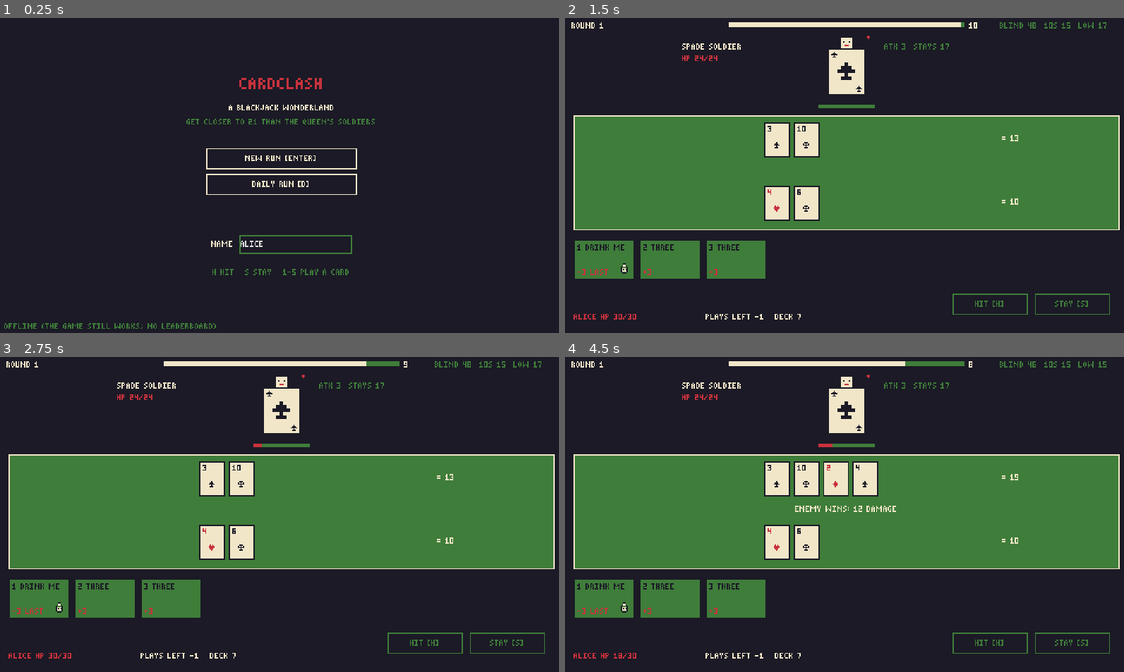
Above: before the commit, frames 1-4 (two rows, left to right).
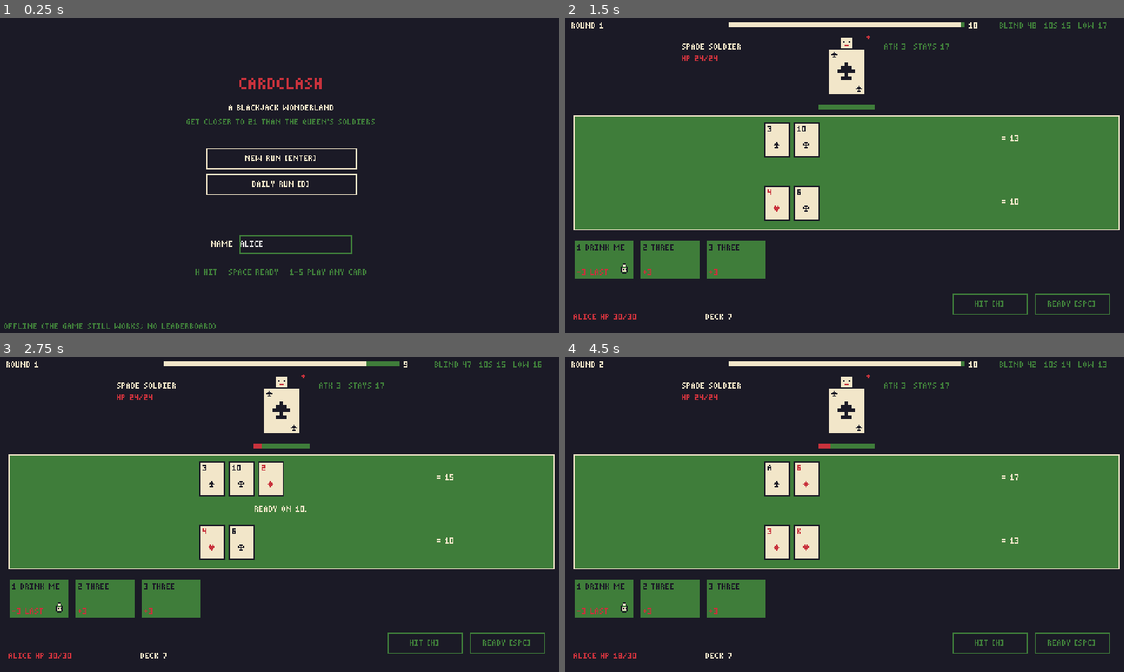
Above: after the commit, the same moments.

Repository: Arvin-17/CardClash
Game: Godot game, scene res://scenes/main_menu.tscn
Two runs of this game, one before a commit and one after it. Both use one fixed random seed, a clock stepped at 60 frames per second and the inputs below.
Inputs (mouse positions are in pixels of both pictures, inside the frame that each line leads up to):
- Up to frame 1 (0.25 s): no input
- Up to frame 2 (1.5 s): click "NEW RUN [ENTER]" at 0.5 s; click "FIGHT [ENTER]" at 1.25 s
- Up to frame 3 (2.75 s): tap Enter at 2, 2.1 s; move the mouse to (408, 498) at 2.02 s; hold D from 2.03 s (still down); tap Space at 2.27, 2.3, 2.57 s
- Up to frame 4 (4.5 s): move the mouse to (732, 530) at 2.77 s; release D at 2.78 s; hold S 2.78-3.53 s; tap Space at 2.85, 3.02, 3.32, 3.8, 4.25 s; tap Enter at 3.05, 3.6 s; move the mouse to (900, 445) at 3.52 s; hold D from 3.53 s (still down); move the mouse to (816, 577) at 4.27 s; tap M at 4.35 s

The runs differ from the first frame. In frame 1, 0.3% of the frame differs, in the area x 34-66%, y 79-82%; in frame 2, 0.2%; in frame 3, 0.8%; in frame 4, 1.7%, in the area x 6-97%, y 1-96%.

Commit message:
Ready button and attack warning in the battle screen
STAY becomes READY (Space, S still works). While an attack is incoming
the enemy blinks red, a "!" flashes and the intent bar pulses; when it
lands the screen shakes and flashes red with THE ENEMY STRIKES! and the
effect. The PLAYS LEFT counter hides when there is no limit.

Diff:
--- a/game/scripts/ui/battle_ui.gd
+++ b/game/scripts/ui/battle_ui.gd
@@ -28,6 +28,11 @@
 var _overlay_button: Button
 var _overlay_detail: Label
 var _portrait: TextureRect
+var _alert: Label
+var _flash_rect: ColorRect
+## An attack is about to land (telegraphed, never named).
+var _warning: bool = false
+var _blink_t: float = 0.0
 var _flags: Label
 var _debug: Label
 var _chooser: PanelContainer
@@ -48,7 +53,8 @@
 	Events.intent_changed.connect(_on_intent_changed)
 	Events.peeked.connect(_on_peeked)
 	Events.surprise_attack.connect(_on_surprise)
-	Events.surprise_blocked.connect(func(_id: String, kind: String) -> void: _flash("BLOCKED %s!" % kind.to_upper().replace("_", " ")))
+	Events.surprise_blocked.connect(_on_blocked)
+	Events.attack_incoming.connect(_on_attack_incoming)
 	Events.round_resolved.connect(_on_round_resolved)
 	Events.boss_phase_changed.connect(func(_phase: int) -> void: _set_portrait(true))
 	Events.battle_started.connect(func(_id: String) -> void: _set_portrait(false))
@@ -91,13 +97,17 @@
 	var intent_bg := ColorRect.new()
 	intent_bg.color = Palette.GREEN
 	intent_bg.position = Vector2(216, 75)
-	intent_bg.size = Vector2(INTENT_W, 3)
+	intent_bg.size = Vector2(INTENT_W, 4)
 	add_child(intent_bg)
 	_intent_bar = ColorRect.new()
 	_intent_bar.color = Palette.RED
 	_intent_bar.position = intent_bg.position
-	_intent_bar.size = Vector2(0, 3)
+	_intent_bar.size = Vector2(0, 4)
 	add_child(_intent_bar)
+	_alert = Palette.label("!", Palette.RED, true)
+	_alert.position = Vector2(200, 30)
+	_alert.visible = false
+	add_child(_alert)
 	_enemy_name = _label(Vector2(100, 22), "", Palette.CREAM)
 	_enemy_hp = _label(Vector2(100, 32), "", Palette.RED)
 	_enemy_attack = _label(Vector2(272, 22), "", Palette.GREEN)
@@ -120,7 +130,13 @@
 	_debug = _label(Vector2(6, 16), "", Palette.CREAM)
 	_debug.visible = false
 	_hit = _button(Vector2(330, 236), "HIT [H]", controller.hit)
-	_stay = _button(Vector2(400, 236), "STAY [S]", controller.stay)
+	_stay = _button(Vector2(400, 236), "READY [SPC]", controller.stay)
+
+	_flash_rect = ColorRect.new()
+	_flash_rect.set_anchors_preset(Control.PRESET_FULL_RECT)
+	_flash_rect.color = Color(Palette.RED, 0.0)
+	_flash_rect.mouse_filter = Control.MOUSE_FILTER_IGNORE
+	add_child(_flash_rect)
 
 	_overlay = Panel.new()
 	_overlay.add_theme_stylebox_override("panel", Palette.box(Palette.BLACK, Palette.CREAM))
@@ -190,7 +206,12 @@
 				_request_play(key.keycode - KEY_1)
 		KEY_ESCAPE:
 			_close_chooser()
-		KEY_ENTER, KEY_SPACE:
+		KEY_SPACE:
+			if _overlay.visible:
+				_on_continue()
+			else:
+				controller.stay()
+		KEY_ENTER:
 			if _overlay.visible:
 				_on_continue()
 		KEY_F1:
@@ -225,7 +246,8 @@
 	var pt := b.player.total(b.target)
 	_player_total.text = "= %d%s" % [pt, "  BUST" if pt > b.target else ""]
 	_player_total.add_theme_color_override("font_color", Palette.RED if pt > b.target else Palette.CREAM)
-	_plays.text = "PLAYS LEFT %d   DECK %d" % [b.plays_left, b.player_deck.count() if b.player_deck else 0]
+	var deck_text := "DECK %d" % (b.player_deck.count() if b.player_deck else 0)
+	_plays.text = deck_text if b.plays_left < 0 else "PLAYS LEFT %d   %s" % [b.plays_left, deck_text]
 	_counts.text = _count_text(b.hit_deck)
 	var flags: Array[String] = []
 	if b.shield > 0:
@@ -376,8 +398,51 @@
 		_peek.text = "NEXT: %s%s" % [card.face(), Palette.SUIT_GLYPH.get(card.suit, "")]
 
 
-func _on_surprise(_enemy_id: String, kind: String) -> void:
-	_flash(kind.to_upper().replace("_", " ") + "!")
+func _on_attack_incoming(_enemy_id: String) -> void:
+	_warning = true
+	_blink_t = 0.0
+
+
+## The attack lands: shake, flash red, and say what it did, never what it's called.
+func _on_surprise(_enemy_id: String, _kind: String) -> void:
+	_clear_warning()
+	var what := _message.text
+	_message.text = "THE ENEMY STRIKES!" + (" " + what if not what.is_empty() else "")
+	_flash("")
+	_shake()
+
+
+func _on_blocked(_enemy_id: String, _kind: String) -> void:
+	_clear_warning()
+	_message.text = "ATTACK BLOCKED!"
+	_flash("")
+
+
+func _clear_warning() -> void:
+	_warning = false
+	_alert.visible = false
+	_portrait.modulate = Color.WHITE
+	_intent_bar.color = Palette.RED
+
+
+func _shake() -> void:
+	_flash_rect.color = Color(Palette.RED, 0.35)
+	var fade := create_tween()
+	fade.tween_property(_flash_rect, "color:a", 0.0, 0.35)
+	var shake := create_tween()
+	for offset: Vector2 in [Vector2(3, 0), Vector2(-3, 1), Vector2(2, -1), Vector2(-1, 0), Vector2.ZERO]:
+		shake.tween_property(self, "position", offset, 0.04)
+
+
+## While an attack is incoming: the enemy blinks red, a big "!" flashes and the bar pulses.
+func _process(delta: float) -> void:
+	if not _warning:
+		return
+	_blink_t += delta
+	var on := int(_blink_t / 0.15) % 2 == 0
+	_alert.visible = on
+	_portrait.modulate = Color(1.0, 0.45, 0.45) if on else Color.WHITE
+	_intent_bar.color = Palette.CREAM if on else Palette.RED
 
 
 func _flash(text: String) -> void:
@@ -406,6 +471,7 @@
 
 
 func _show_end(won: bool) -> void:
+	_clear_warning()
 	_overlay_title.text = "VICTORY!" if won else "OFF WITH HER HEAD!"
 	_overlay_title.add_theme_color_override("font_color", Palette.CREAM if won else Palette.RED)
 	_overlay_detail.text = "GOLD %d   HP %d/%d" % [RunState.gold, RunState.hp, RunState.max_hp] if won else ""
--- a/game/scripts/ui/main_menu.gd
+++ b/game/scripts/ui/main_menu.gd
@@ -37,7 +37,7 @@
 	_name.text_submitted.connect(func(_t: String) -> void: _name.release_focus())
 	add_child(_name)
 
-	_center(Palette.label("H HIT   S STAY   1-5 PLAY A CARD", Palette.GREEN), 214)
+	_center(Palette.label("H HIT   SPACE READY   1-5 PLAY ANY CARD", Palette.GREEN), 214)
 	_status = Palette.label("CHECKING SERVER...", Palette.GREEN)
 	_status.position = Vector2(4, 260)
 	add_child(_status)
